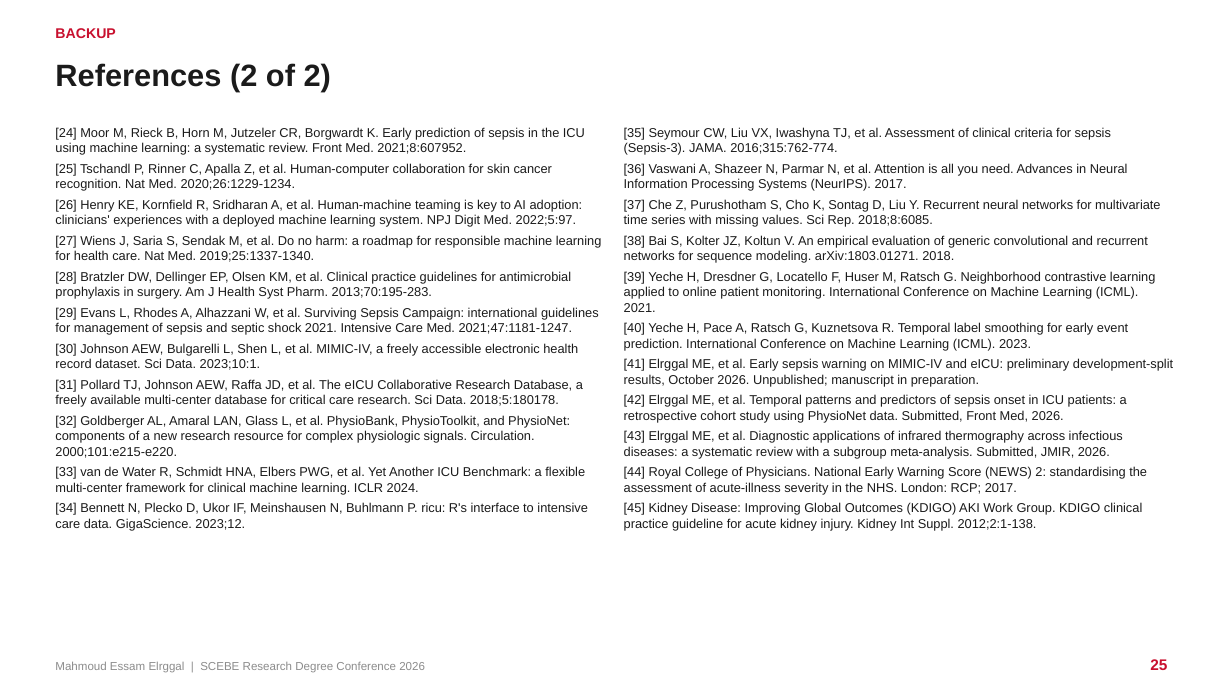
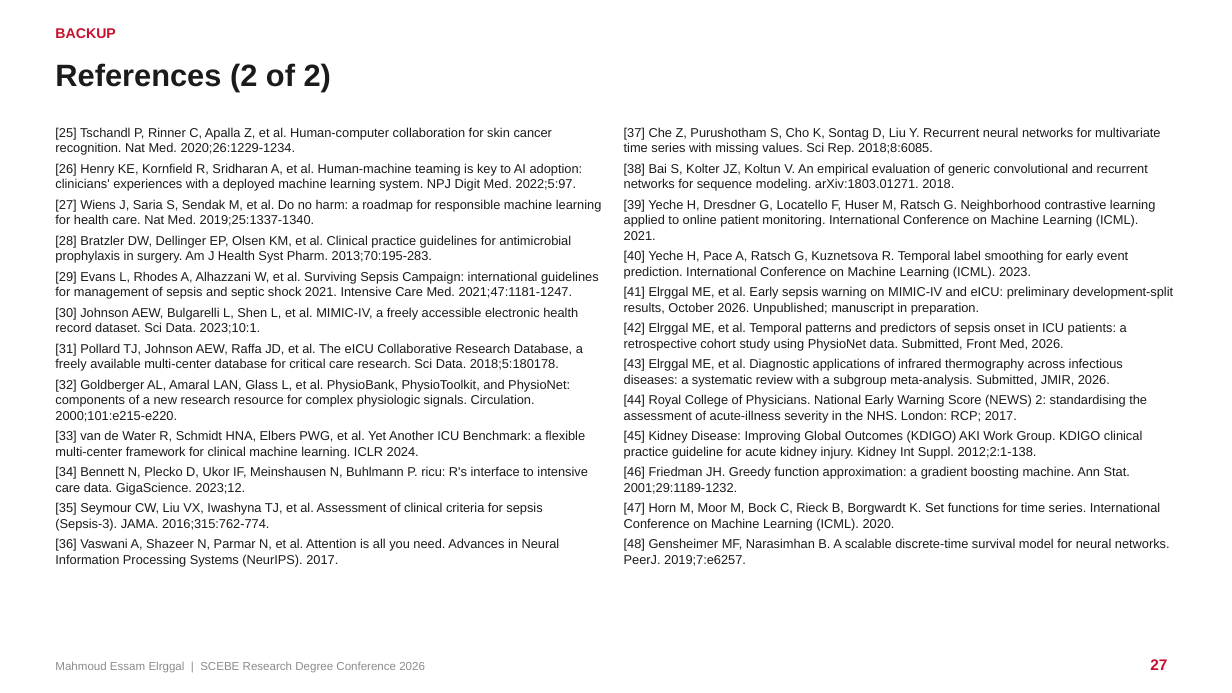
Before and after one commit to mahmoudddj/datasciencecoursera1, a slide deck: slide 27 of dev/presentation/Elrggal_Mahmoud_SCEBE2026.pptx (slide 25 before the commit). Drawn at 1232x693 pixels with LibreOffice and Linux fonts; fonts in the diff are those of the drawing. Boxes give left, top, right and bottom in pixels: in the first picture for what was removed or moved away, otherwise in the second. Text is boxed around its words. In the diff, an @@ line names an element or a change of style, - is before the commit and + after.

```diff
--- a/dev/presentation/Elrggal_Mahmoud_SCEBE2026.pptx
+++ b/dev/presentation/Elrggal_Mahmoud_SCEBE2026.pptx
@@ text at bbox=[55, 127, 585, 155]: paragraph removed @@
-[24] Moor M, Rieck B, Horn M, Jutzeler CR, Borgwardt K. Early prediction of sepsis in the ICU using machine learning: a systematic review. Front Med. 2021;8:607952.
@@ text at bbox=[624, 127, 1128, 191]: paragraphs removed @@
-[35] Seymour CW, Liu VX, Iwashyna TJ, et al. Assessment of clinical criteria for sepsis (Sepsis-3). JAMA. 2016;315:762-774.
-[36] Vaswani A, Shazeer N, Parmar N, et al. Attention is all you need. Advances in Neural Information Processing Systems (NeurIPS). 2017.
@@ text at bbox=[624, 466, 1170, 566]: paragraphs added @@
+[46] Friedman JH. Greedy function approximation: a gradient boosting machine. Ann Stat. 2001;29:1189-1232.
+[47] Horn M, Moor M, Bock C, Rieck B, Borgwardt K. Set functions for time series. International Conference on Machine Learning (ICML). 2020.
+[48] Gensheimer MF, Narasimhan B. A scalable discrete-time survival model for neural networks. PeerJ. 2019;7:e6257.
@@ text at bbox=[55, 502, 560, 567]: paragraphs added @@
+[35] Seymour CW, Liu VX, Iwashyna TJ, et al. Assessment of clinical criteria for sepsis (Sepsis-3). JAMA. 2016;315:762-774.
+[36] Vaswani A, Shazeer N, Parmar N, et al. Attention is all you need. Advances in Neural Information Processing Systems (NeurIPS). 2017.
@@ page number at bbox=[1150, 659, 1167, 670]: text changed @@
-25
+27
```
Also in this commit, not shown: 1 other slide changed, 2 slides added, 6 other files.
